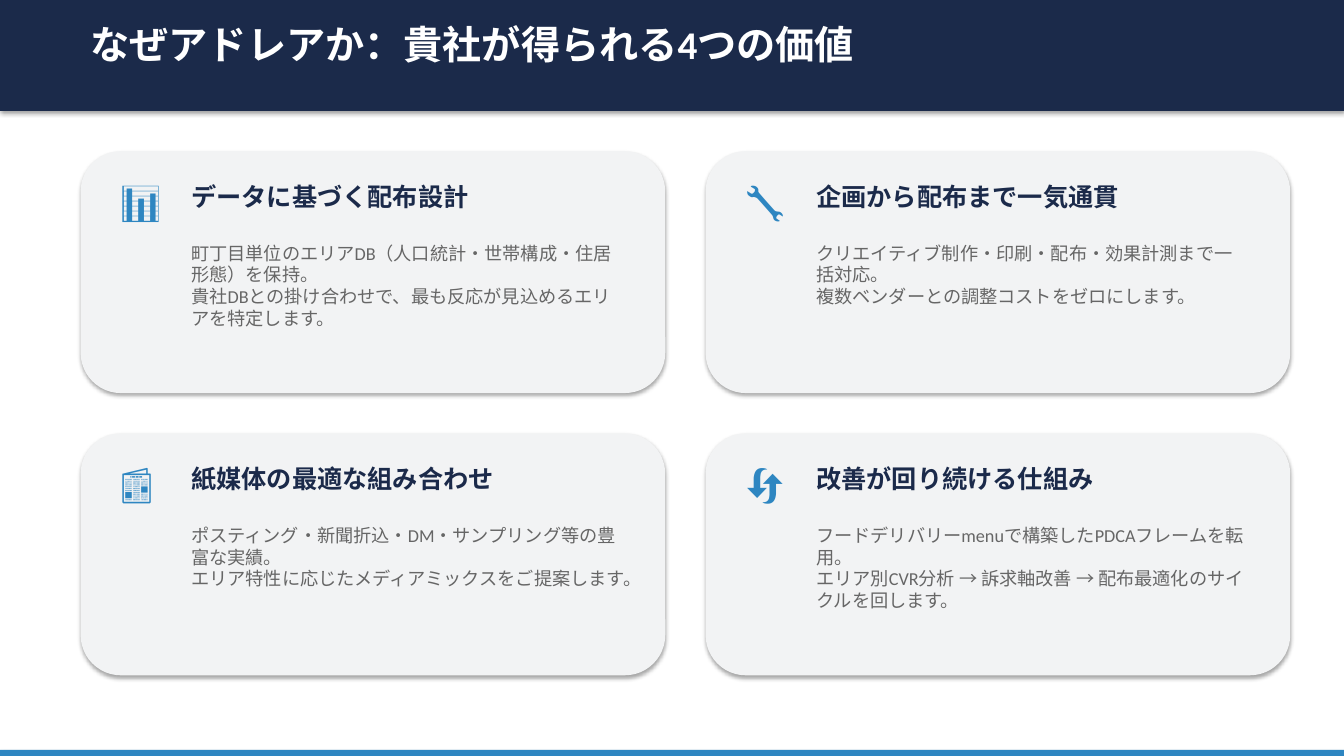
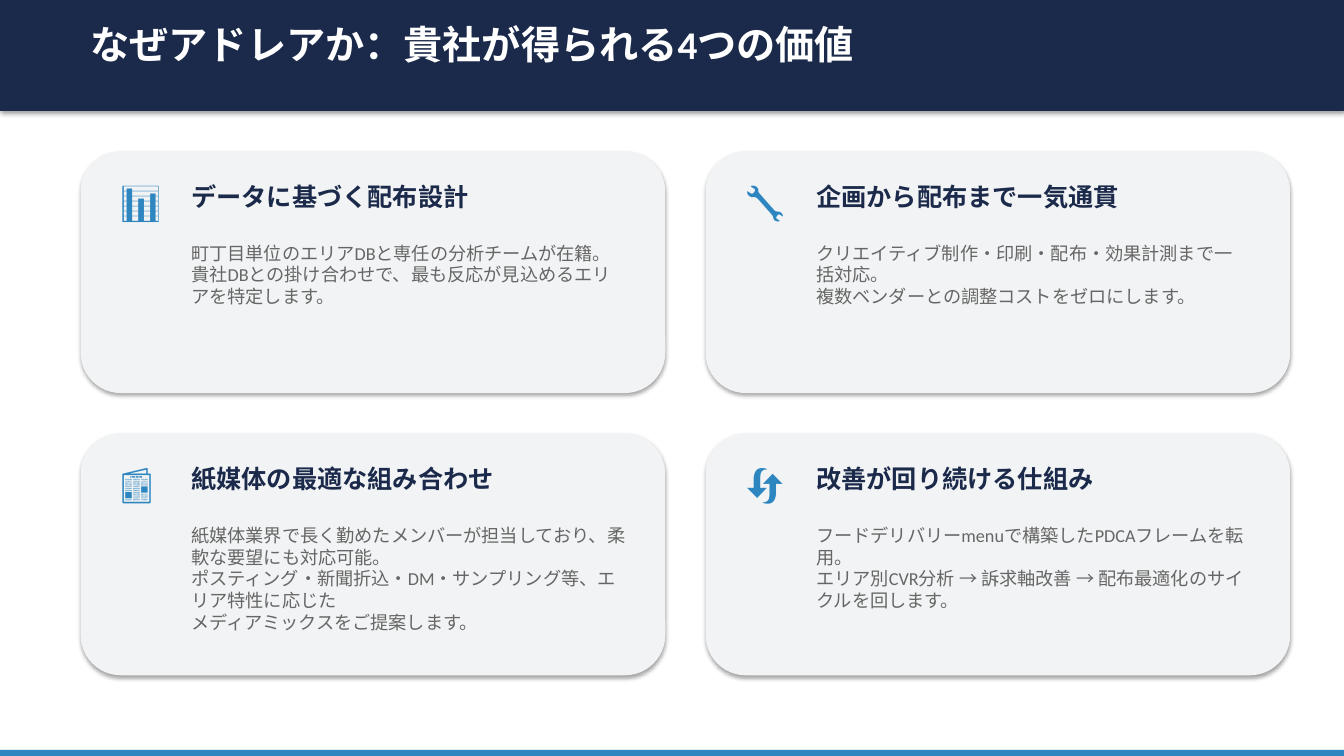
Before and after one commit to yunonakanishi/adrea-ops, a slide deck: slide 5 of projects/minmarket/outputs/proposal_v3.pptx. Drawn at 1344x756 pixels with LibreOffice and Linux fonts; fonts in the diff are those of the drawing. Boxes give left, top, right and bottom in pixels: in the first picture for what was removed or moved away, otherwise in the second. Text is boxed around its words. In the diff, an @@ line names an element or a change of style, - is before the commit and + after.

```diff
--- a/projects/minmarket/outputs/proposal_v3.pptx
+++ b/projects/minmarket/outputs/proposal_v3.pptx
@@ text at <box>191,244,611,305</box>: text changed @@
-町丁目単位のエリアDB（人口統計・世帯構成・住居形態）を保持。
-貴社DBとの掛け合わせで、最も反応が見込めるエリアを特定します。
+町丁目単位のエリアDBと専任の分析チームが在籍。
+貴社DBとの掛け合わせで、最も反応が見込めるエリアを特定します。
@@ text at <box>191,526,625,631</box>: text changed @@
-ポスティング・新聞折込・DM・サンプリング等の豊富な実績。
-エリア特性に応じたメディアミックスをご提案します。
+紙媒体業界で長く勤めたメンバーが担当しており、柔軟な要望にも対応可能。
+ポスティング・新聞折込・DM・サンプリング等、エリア特性に応じた
+メディアミックスをご提案します。
```
Also in this commit, not shown: 1 other file.
